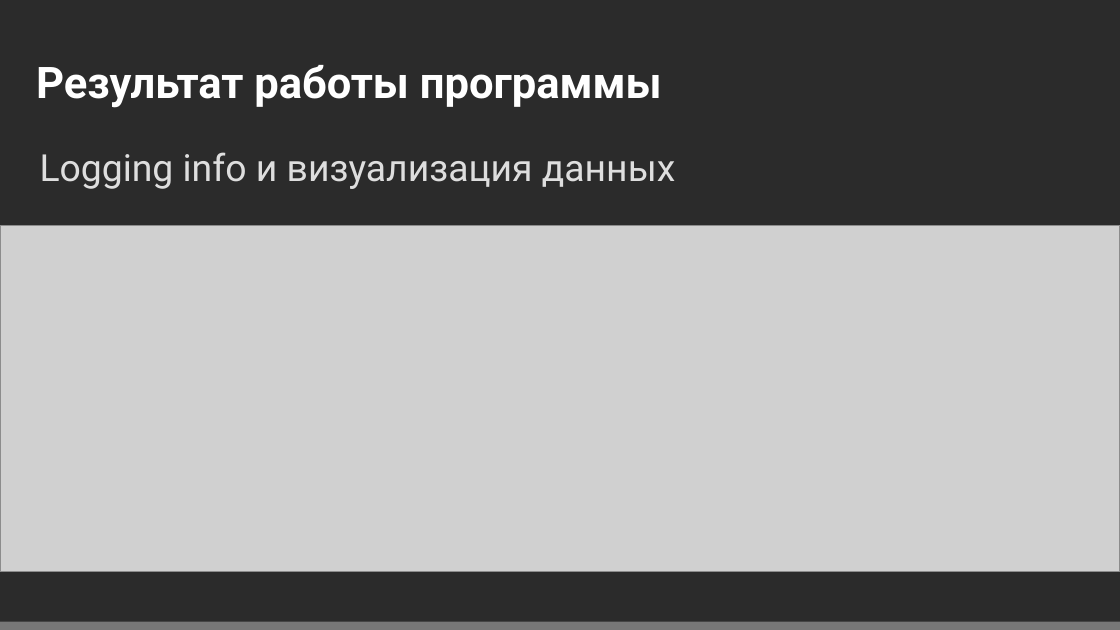
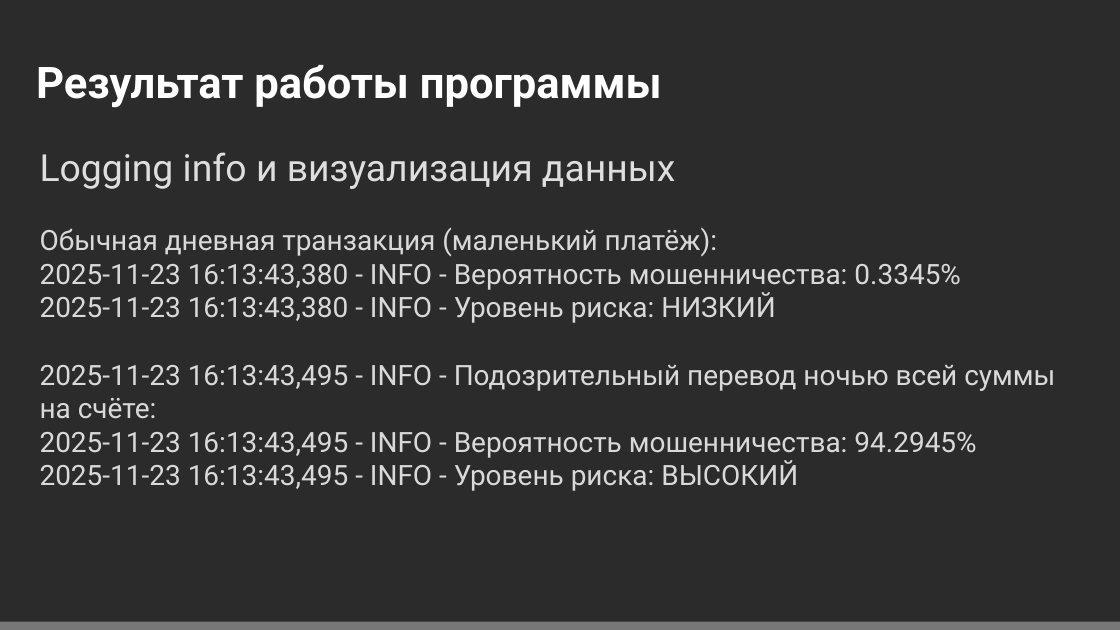
Before and after one commit to tvbondar/python_projects, a slide deck: slide 7 of FraudDetection/РУДН_Шаблон.pptx (slide 17 before the commit). Drawn at 1120x630 pixels with LibreOffice and Linux fonts; fonts in the diff are those of the drawing; grey boxes stand for pictures; background and template pictures are left out; a plain dark background stands for a picture behind light text. Boxes give left, top, right and bottom in pixels: in the first picture for what was removed or moved away, otherwise in the second. Text is boxed around its words. In the diff, an @@ line names an element or a change of style, - is before the commit and + after.

```diff
--- a/FraudDetection/РУДН_Шаблон.pptx
+++ b/FraudDetection/РУДН_Шаблон.pptx
@@ picture removed at (x1=0, y1=225, x2=1120, y2=571) @@
@@ text at (x1=40, y1=228, x2=1055, y2=491): paragraphs added @@
+Обычная дневная транзакция (маленький платёж):
+2025-11-23 16:13:43,380 - INFO - Вероятность мошенничества: 0.3345%
+2025-11-23 16:13:43,380 - INFO - Уровень риска: НИЗКИЙ
+2025-11-23 16:13:43,495 - INFO - Подозрительный перевод ночью всей суммы на счёте:
+2025-11-23 16:13:43,495 - INFO - Вероятность мошенничества: 94.2945%
+2025-11-23 16:13:43,495 - INFO - Уровень риска: ВЫСОКИЙ
```
Also in this commit, not shown: 6 other slides changed, 2 slides added, 10 slides removed, 2 other files.
